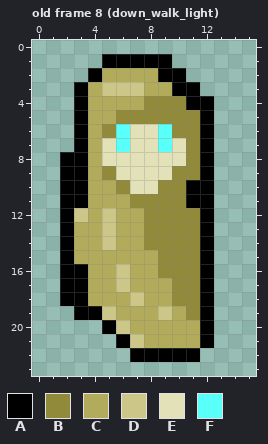
Two states of a pixel-art file, art/mage/mage.ase. Above is the file before it was changed.
16x24 pixels, 28 frames. Shown: old frame 8 (down_walk_light). The commit also changed other frames, which this record leaves out.
Palette (. is transparent): A #000000  B #908a3a  C #b1ab5b  D #ccc788  E #e3e1b7  F #59fff9
Pixels before, old frame 8 (down_walk_light), first column x 2:
 1 ...AAAAA...
 2 ..ACCCCAA..
 3 .ACDDDCCAA.
 4 .ACCCCBBBAA
 5 .ACCBBBBBBA
 6 .ACBFEEFBBA
 7 .ACEFEEFEBA
 8 AACEEEEEEBA
 9 AACBEEEEBBA
10 AACCBEEBBAA
11 AACCCBBBBAA
12 ADCDCCBBBBA
13 ACCDCCBBBBA
14 ACCDCCBBBBA
15 ACCCCCCBBBA
16 AACCDCCBBBA
17 AACCDCCCBBA
18 AACCCDCCBBA
19 .AADCCCDCBA
20 ...ADCCCCCA
21 ....ADCCCCA
22 .....AAAAA.
The result:
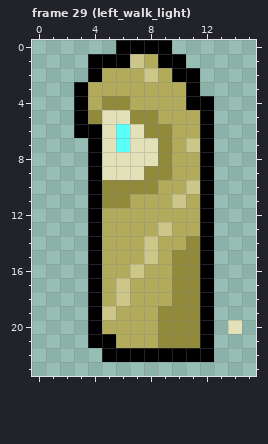
A new or re-ordered frame is compared with the old frame closest to it.
Change:
frames 28 -> 32
Frame 29 (left_walk_light) is new; against old frame 8 (down_walk_light):
y 0: x 6..9 .... -> AAAA
y 1: x 4 . -> A; x 7..8 AA -> DC; x 10 . -> A
y 2: x 8..9 CA -> DC; x 11 . -> A
y 3: x 5..7 DDD -> CCC; x 10 A -> C
y 4: x 5..6 CC -> BB; x 8..10 BBB -> CCC
y 5: x 4..6 CCB -> BEE; x 9..11 BBB -> CCC
y 6: x 4..5 CB -> AE; x 8..11 EFBB -> BBCC
y 7: x 3..4 AC -> .A; x 9..11 FEB -> BCD
y 8: x 2..4 AAC -> ..A; x 9..11 EEB -> BCC
y 9: x 2..5 AACB -> ..AE; x 8..11 EEBB -> BBCC
y 10: x 2..5 AACC -> ..AB; x 7..11 EEBBA -> BBCCD
y 11: x 2..11 AACCCBBBBA -> ..ABBCCCDC
y 12: x 2..5 ADCD -> ..AC; x 8..11 BBBB -> CCCC
y 13: x 2..5 ACCD -> ..AC; x 8..11 BBBB -> CDCC
y 14: x 2..5 ACCD -> ..AC; x 8..10 BBB -> DCC
y 15: x 2..4 ACC -> ..A; x 8..9 CB -> DC
y 16: x 2..4 AAC -> ..A; x 6..7 DC -> CD; x 9 B -> C
y 17: x 2..4 AAC -> ..A
y 18: x 2..4 AAC -> ..A; x 6..7 CD -> DC
y 19: x 3 A -> .; x 9..10 DC -> BB
y 20: x 4..6 .AD -> ACC; x 9..11 CCC -> BBB; x 14 . -> E
y 21: x 4..7 ..AD -> AACC; x 9..11 CCC -> BBB
y 22: x 5..6 .. -> AA; x 12 . -> A
Pixel boxes of the changes (left, top, right, bottom) in both pictures:
changed: (60, 40, 242, 362)
